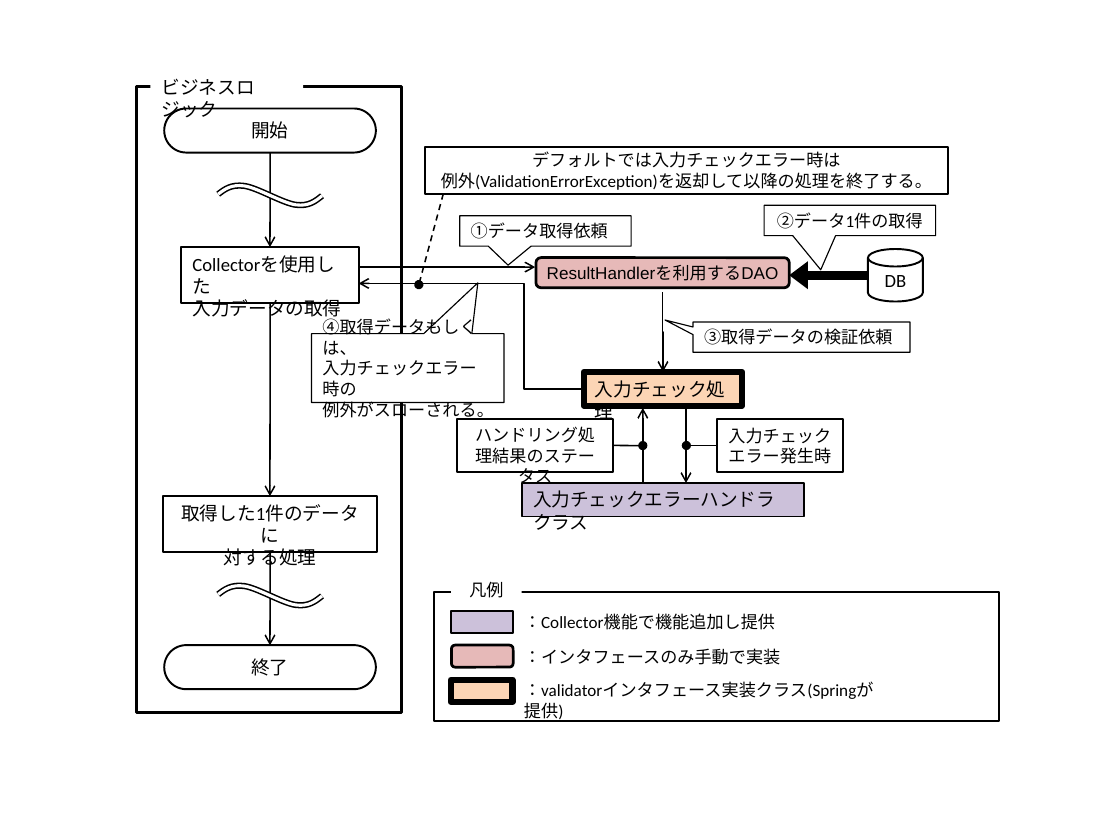
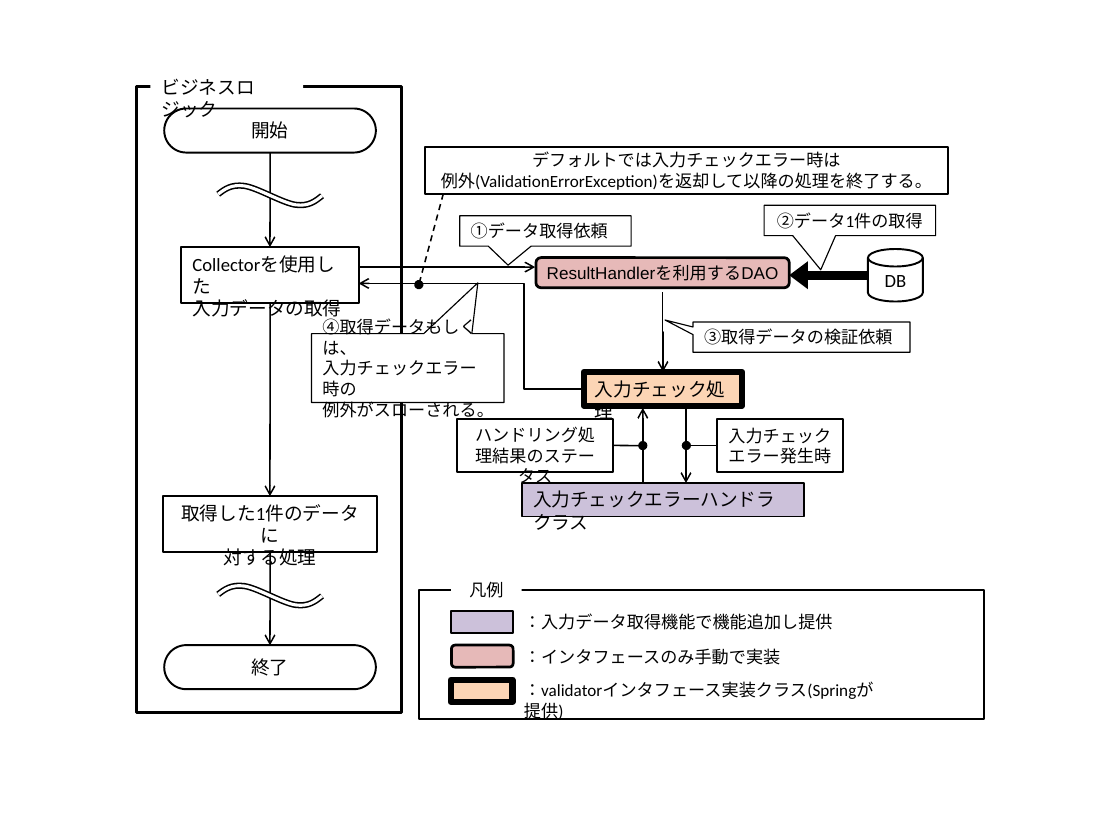
Before and after one commit to terasoluna-batch/terasoluna-doc, a slide deck: slide 12 of function/素材/AL-041～AL-043の図.pptx. Drawn at 1120x840 pixels with LibreOffice and Linux fonts; fonts in the diff are those of the drawing. Boxes give left, top, right and bottom in pixels: in the first picture for what was removed or moved away, otherwise in the second. Text is boxed around its words. In the diff, an @@ line names an element or a change of style, - is before the commit and + after.

```diff
--- a/function/素材/AL-041～AL-043の図.pptx
+++ b/function/素材/AL-041～AL-043の図.pptx
@@ rectangle: place and size @@
-rectangle at [433, 591, 999, 720]
+rectangle at [419, 590, 984, 719]
@@ text at [524, 613, 833, 630]: text changed @@
-：Collector機能で機能追加し提供
+：入力データ取得機能で機能追加し提供
```
Also in this commit, not shown: 1 other file.
